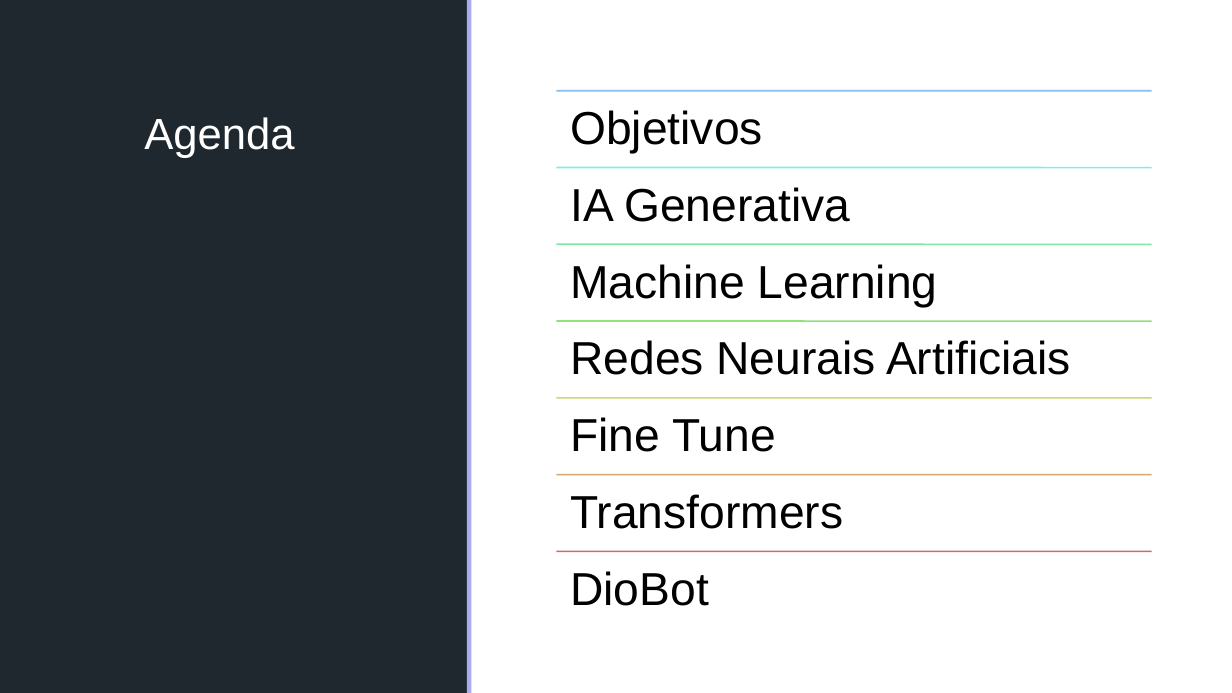
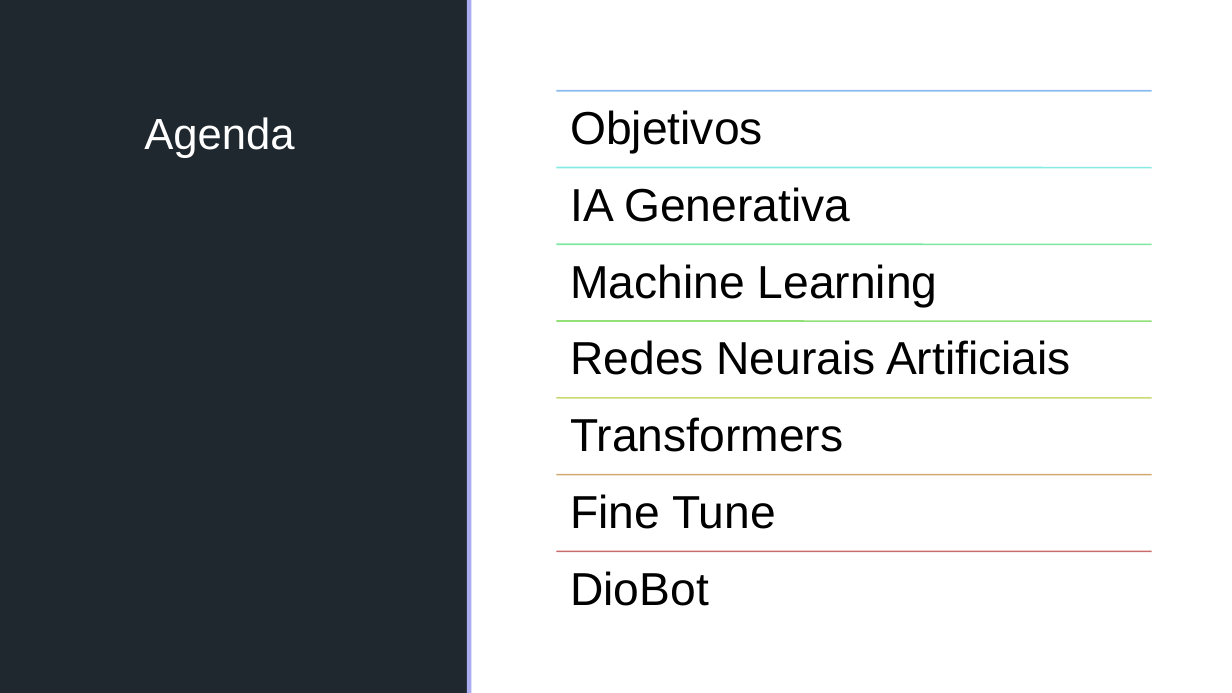
Before and after one commit to batestin1/code_the_future_diobot, a slide deck: slide 3 of materiais/LLM-DIO.pptx. Drawn at 1232x693 pixels with LibreOffice and Linux fonts; fonts in the diff are those of the drawing; background and template pictures are left out. Boxes give left, top, right and bottom in pixels: in the first picture for what was removed or moved away, otherwise in the second. Text is boxed around its words. In the diff, an @@ line names an element or a change of style, - is before the commit and + after.

```diff
--- a/materiais/LLM-DIO.pptx
+++ b/materiais/LLM-DIO.pptx
@@ text "Transformers" moved from (x1=570, y1=494, x2=843, y2=529) to (x1=570, y1=417, x2=843, y2=452) @@
@@ text "Fine Tune" moved from (x1=570, y1=417, x2=776, y2=452) to (x1=570, y1=494, x2=776, y2=529) @@
```
Also in this commit, not shown: 6 other slides changed, 1 slide added, 5 other files.
